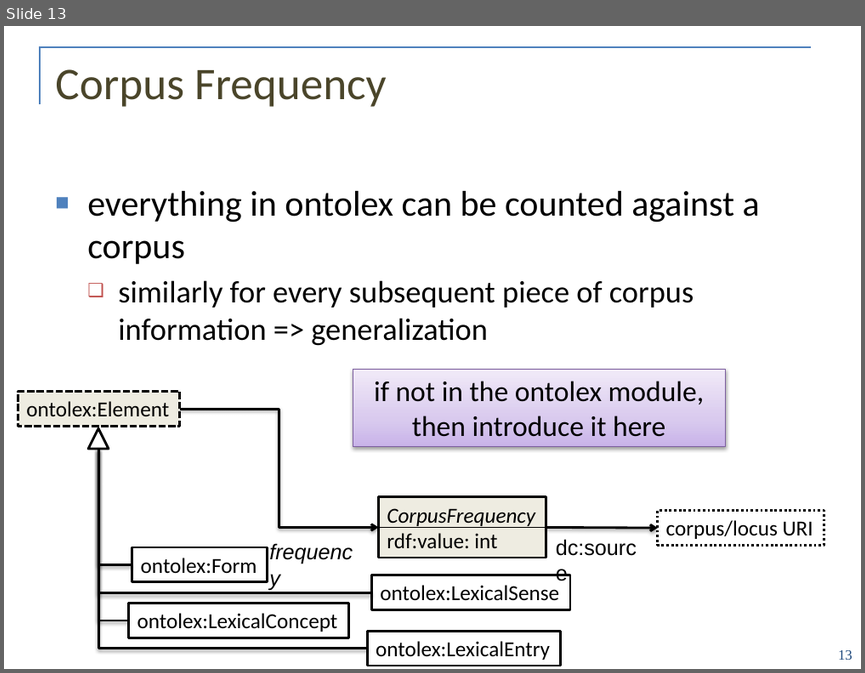
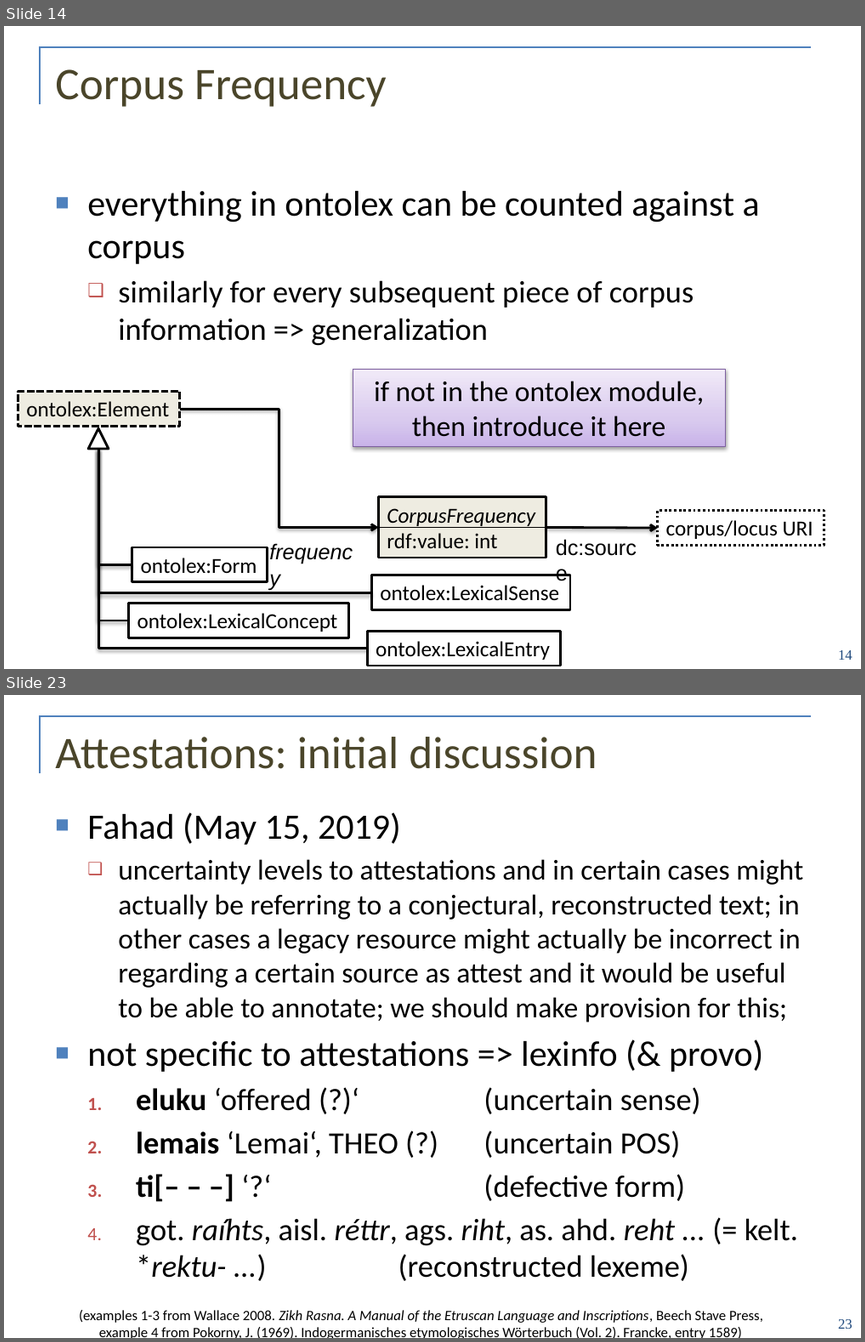
Before and after one commit to ontolex/frequency-attestation-corpus-information, a slide deck: doc/ontolex-f2f-leipzig-may2019.pptx. Shown one above the other, each under a label of ours: slide 13 before the commit, slides 14 and 23 after it; the slides between them are not shown. The pictures are 865x673 and 865x1342 pixels, drawn with LibreOffice and Linux fonts; fonts in the diff are those of the drawing; background and template pictures are left out. Boxes give left, top, right and bottom in pixels: in the first picture for what was removed or moved away, otherwise in the second. Text is boxed around its words. In the diff, an @@ line names an element or a change of style, - is before the commit and + after.

```diff
--- a/doc/ontolex-f2f-leipzig-may2019.pptx
+++ b/doc/ontolex-f2f-leipzig-may2019.pptx
@@ slide 23 added at bbox=[4, 695, 861, 1338], background #FFFFFF; not listed: 2 template elements that a slide beside it also shows @@
@@ title added at bbox=[55, 737, 596, 769], 38 pt, text #4A452A @@
+Attestations: initial discussion
@@ text added at bbox=[87, 812, 803, 1281], 24 pt, text #000000 @@
+■ Fahad (May 15, 2019)
+  ❑ uncertainty levels to attestations and in certain cases might actually be referring to a conjectural, reconstructed text; in other cases a legacy resource might actually be incorrect in regarding a certain source as attest and it would be useful to be able to annotate; we should make provision for this;
+■ not specific to attestations => lexinfo (& provo)
+  1. eluku ‘offered (?)‘ (uncertain sense)
+  2. lemais ‘Lemai‘, THEO (?) (uncertain POS)
+  3. ti[– – –] ‘?‘ (defective form)
+  4. got. raíhts, aisl. réttr, ags. riht, as. ahd. reht ... (= kelt. *rektu- ...) (reconstructed lexeme)
@@ text added at bbox=[79, 1310, 763, 1338], 12 pt, text #000000 @@
+  (examples 1-3 from Wallace 2008. Zikh Rasna. A Manual of the Etruscan Language and Inscriptions, Beech Stave Press,
+  example 4 from Pokorny, J. (1969). Indogermanisches etymologisches Wörterbuch (Vol. 2). Francke, entry 1589)
@@ page number added at bbox=[838, 1319, 852, 1328], 12 pt, text #1F497D @@
+23
@@ what was slide 13 is now slide 14 @@
@@ page number at bbox=[838, 650, 852, 659]: text changed @@
-13
+14
```
Also in this commit, not shown: 1 slide changed, 17 other slides added.
